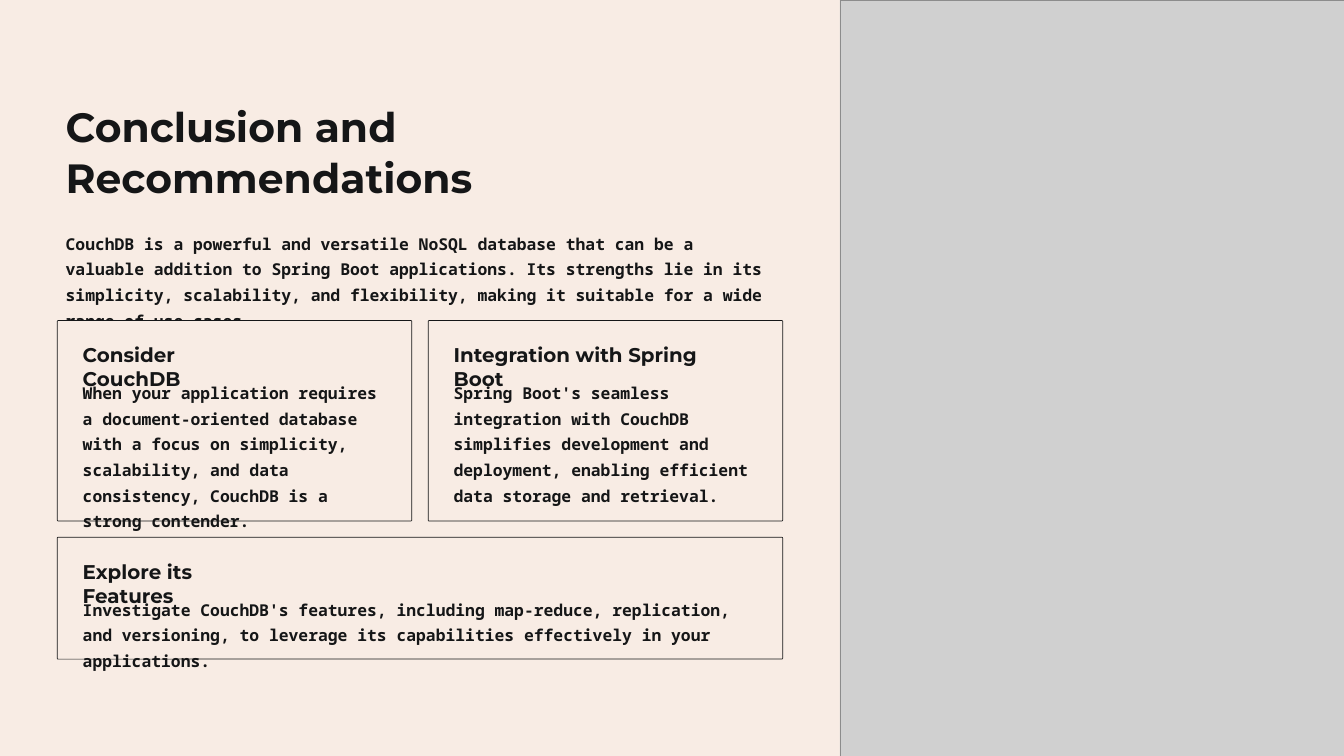
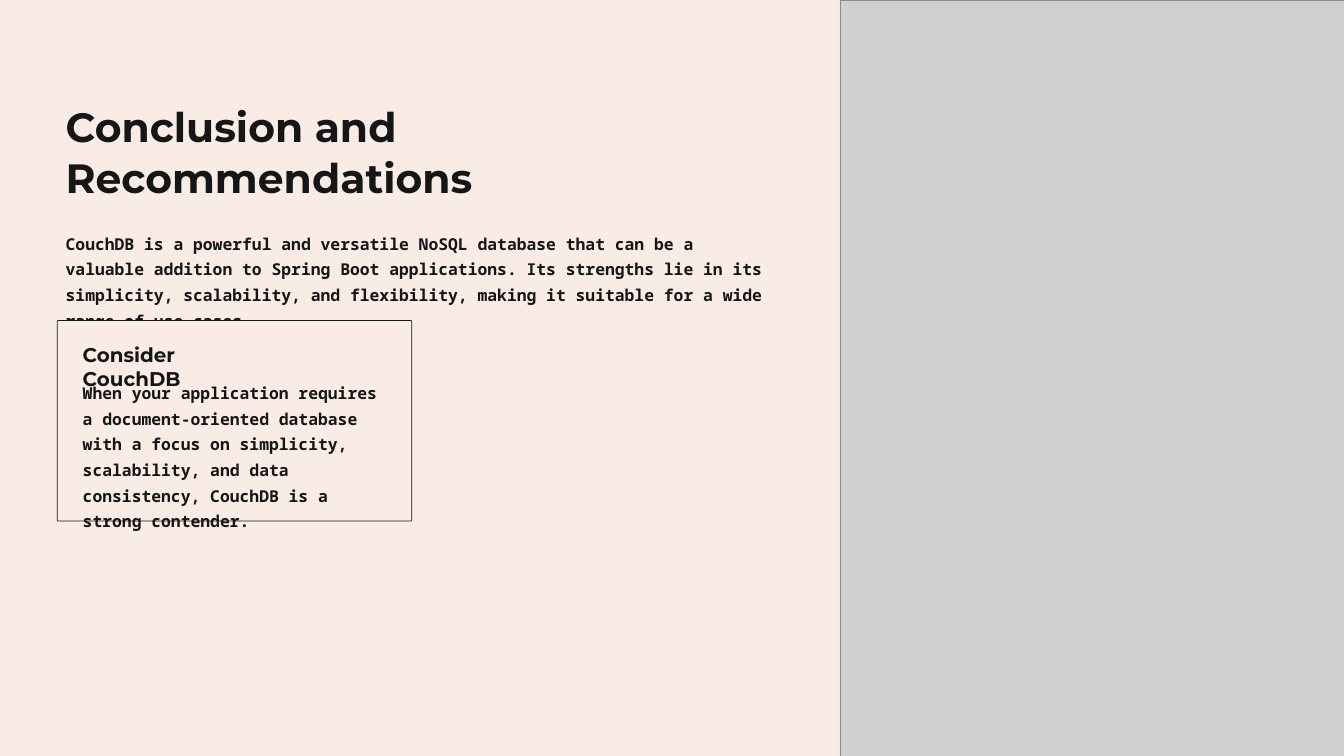
Before and after one commit to 13X02/couch_db_crud, a slide deck: slide 7 of couchdb_ppt.pptx (slide 10 before the commit). Drawn at 1344x756 pixels with LibreOffice and Linux fonts; fonts in the diff are those of the drawing; grey boxes stand for pictures. Boxes give left, top, right and bottom in pixels: in the first picture for what was removed or moved away, otherwise in the second. Text is boxed around its words. In the diff, an @@ line names an element or a change of style, - is before the commit and + after.

Commit message:
ppt change

```diff
--- a/couchdb_ppt.pptx
+++ b/couchdb_ppt.pptx
@@ rounded rectangle removed at (x1=428, y1=321, x2=783, y2=522) @@
@@ text removed at (x1=454, y1=346, x2=697, y2=399) @@
-Integration with Spring Boot
@@ text removed at (x1=454, y1=372, x2=748, y2=506) @@
-Spring Boot's seamless integration with CouchDB simplifies development and deployment, enabling efficient data storage and retrieval.
@@ rounded rectangle removed at (x1=57, y1=538, x2=783, y2=659) @@
@@ text removed at (x1=83, y1=563, x2=192, y2=609) @@
-Explore its Features
@@ text removed at (x1=83, y1=601, x2=730, y2=645) @@
-Investigate CouchDB's features, including map-reduce, replication, and versioning, to leverage its capabilities effectively in your applications.
```
Also in this commit, not shown: 1 other slide changed, 3 slides removed.
